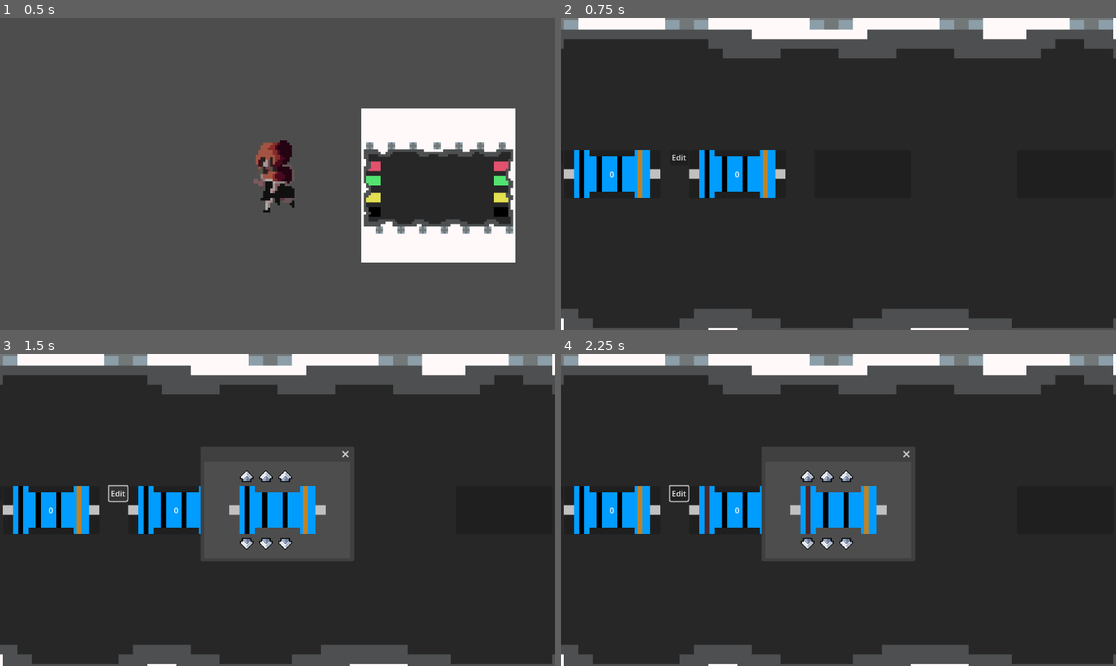
Above: before the commit, frames 1-4 (two rows, left to right).
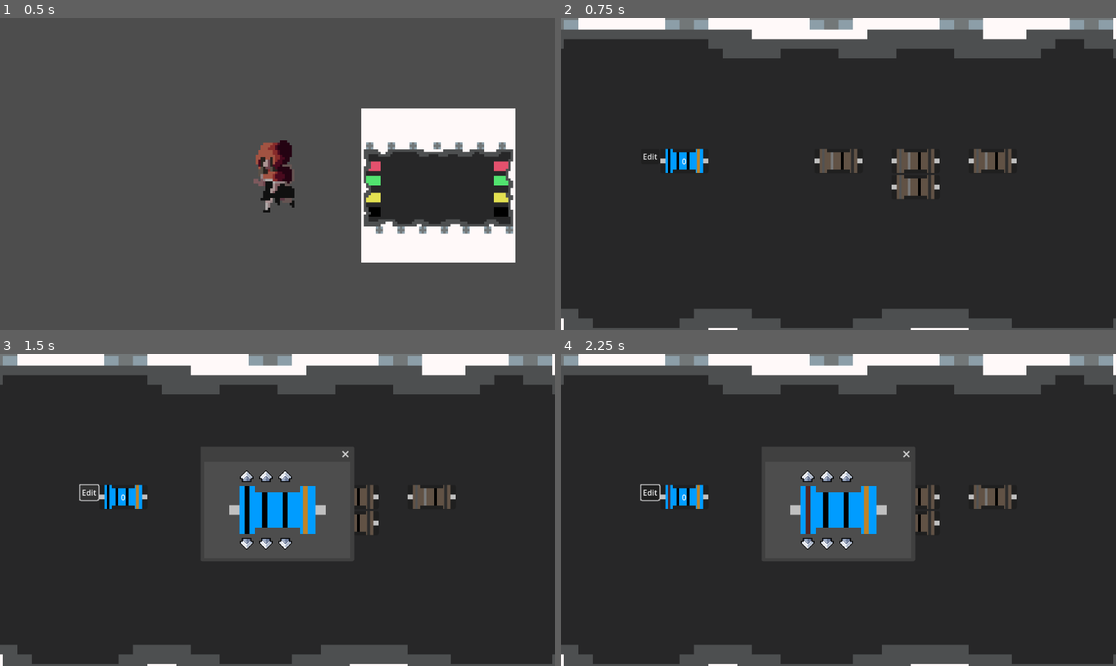
Above: after the commit, the same moments.

Repository: RacoonDOEggs/ProviderGame
Game: Godot game, scene res://scenes/levels/test_level.tscn
The game is run twice, just before and just after one commit, with the same random seed, the same clock (stepped at 60 frames per second) and the same inputs.
Inputs (mouse positions are in pixels of both pictures, inside the frame that each line leads up to):
- Up to frame 1 (0.5 s): no input
- Up to frame 2 (0.75 s): tap Enter at 0.5 s; move the mouse to (999, 186) at 0.52 s; press the mouse at (999, 186) at 0.53 s; hold D (right) from 0.53 s (still down)
- Up to frame 3 (1.5 s): release D (right) at 1.25 s; release the mouse at (438, 522) at 1.25 s; click "Edit" at 1.25 s
- Up to frame 4 (2.25 s): click (805, 475) at 2 s

Frame 1 is identical in both runs. In frame 2, 5.9% of the frame differs, in the area x 0-83%, y 41-59%; in frame 3, 4.7%; in frame 4, 4.7%.

Commit message:
added burnt resistors

Diff:
--- a/scenes/ui/drag_and_drop.gd
+++ b/scenes/ui/drag_and_drop.gd
@@ -63,7 +63,9 @@
 		texture = data["origin_texture"]
 		data["origin_node"].texture = null
 		object_value = data["origin_object_value"]
+		var temp_id = object_id
 		object_id = data["origin_object_id"]
+		data["origin_node"].object_id = temp_id
 		update_specific_drop_data(at_position, data)
 
 
--- a/scenes/ui/electrical_box_ui.tscn
+++ b/scenes/ui/electrical_box_ui.tscn
@@ -7,7 +7,7 @@
 [ext_resource type="Shader" path="res://scenes/ui/resistor_receptacle.gdshader" id="5_44u2a"]
 [ext_resource type="Texture2D" uid="uid://cxmr5e18ovhv2" path="res://graphics/objects/electrical/resistor (1).png" id="5_pq8tp"]
 
-[sub_resource type="ShaderMaterial" id="ShaderMaterial_pvegq"]
+[sub_resource type="ShaderMaterial" id="ShaderMaterial_uw6v7"]
 resource_local_to_scene = true
 shader = ExtResource("5_44u2a")
 shader_parameter/oldColor1 = Color(0, 1, 0, 1)
@@ -17,7 +17,7 @@
 shader_parameter/newColor2 = Color(0, 0, 0, 1)
 shader_parameter/newColor3 = Color(0, 0, 0, 1)
 
-[sub_resource type="ShaderMaterial" id="ShaderMaterial_gdgos"]
+[sub_resource type="ShaderMaterial" id="ShaderMaterial_qhx31"]
 resource_local_to_scene = true
 shader = ExtResource("5_44u2a")
 shader_parameter/oldColor1 = Color(0, 1, 0, 1)
@@ -27,7 +27,7 @@
 shader_parameter/newColor2 = Color(0, 0, 0, 1)
 shader_parameter/newColor3 = Color(0, 0, 0, 1)
 
-[sub_resource type="ShaderMaterial" id="ShaderMaterial_t8dya"]
+[sub_resource type="ShaderMaterial" id="ShaderMaterial_h7vom"]
 resource_local_to_scene = true
 shader = ExtResource("5_44u2a")
 shader_parameter/oldColor1 = Color(0, 1, 0, 1)
@@ -37,7 +37,17 @@
 shader_parameter/newColor2 = Color(0, 0, 0, 1)
 shader_parameter/newColor3 = Color(0, 0, 0, 1)
 
-[sub_resource type="ShaderMaterial" id="ShaderMaterial_f3n6r"]
+[sub_resource type="ShaderMaterial" id="ShaderMaterial_nj6j1"]
+resource_local_to_scene = true
+shader = ExtResource("5_44u2a")
+shader_parameter/oldColor1 = Color(0, 1, 0, 1)
+shader_parameter/oldColor2 = Color(1, 0, 0, 1)
+shader_parameter/oldColor3 = Color(0, 0, 0, 1)
+shader_parameter/newColor1 = Color(0, 0, 0, 1)
+shader_parameter/newColor2 = Color(0, 0, 0, 1)
+shader_parameter/newColor3 = Color(0, 0, 0, 1)
+
+[sub_resource type="ShaderMaterial" id="ShaderMaterial_c5vee"]
 resource_local_to_scene = true
 shader = ExtResource("5_44u2a")
 shader_parameter/oldColor1 = Color(0, 1, 0, 1)
@@ -104,42 +114,42 @@
 custom_minimum_size = Vector2(100, 50)
 layout_mode = 2
 
-[node name="ResistorReceptable4" parent="PanelWindow/HBoxContainer/VBoxContainer" instance=ExtResource("5_5clvd")]
-material = SubResource("ShaderMaterial_pvegq")
+[node name="ResistorReceptacle" parent="PanelWindow/HBoxContainer/VBoxContainer" instance=ExtResource("5_5clvd")]
+material = SubResource("ShaderMaterial_uw6v7")
 layout_mode = 2
 texture = ExtResource("5_pq8tp")
-custom_size = Vector2(200, 100)
+object_id = 1
 
 [node name="VBoxContainer2" type="VBoxContainer" parent="PanelWindow/HBoxContainer"]
 custom_minimum_size = Vector2(100, 50)
 layout_mode = 2
 
-[node name="ResistorReceptable" parent="PanelWindow/HBoxContainer/VBoxContainer2" instance=ExtResource("5_5clvd")]
-material = SubResource("ShaderMaterial_gdgos")
-layout_mode = 2
-texture = ExtResource("5_pq8tp")
-custom_size = Vector2(200, 100)
-
 [node name="VBoxContainer3" type="VBoxContainer" parent="PanelWindow/HBoxContainer"]
 custom_minimum_size = Vector2(100, 50)
 layout_mode = 2
 
-[node name="ResistorReceptable2" parent="PanelWindow/HBoxContainer/VBoxContainer3" instance=ExtResource("5_5clvd")]
-material = SubResource("ShaderMaterial_t8dya")
+[node name="ResistorReceptacle4" parent="PanelWindow/HBoxContainer/VBoxContainer3" instance=ExtResource("5_5clvd")]
+material = SubResource("ShaderMaterial_qhx31")
 layout_mode = 2
-custom_size = Vector2(200, 100)
 
 [node name="VBoxContainer4" type="VBoxContainer" parent="PanelWindow/HBoxContainer"]
 custom_minimum_size = Vector2(100, 50)
+layout_mode = 2
+
+[node name="ResistorReceptacle5" parent="PanelWindow/HBoxContainer/VBoxContainer4" instance=ExtResource("5_5clvd")]
+material = SubResource("ShaderMaterial_h7vom")
+layout_mode = 2
+
+[node name="ResistorReceptacle3" parent="PanelWindow/HBoxContainer/VBoxContainer4" instance=ExtResource("5_5clvd")]
+material = SubResource("ShaderMaterial_nj6j1")
 layout_mode = 2
 
 [node name="VBoxContainer5" type="VBoxContainer" parent="PanelWindow/HBoxContainer"]
 custom_minimum_size = Vector2(100, 50)
 layout_mode = 2
 
-[node name="ResistorReceptable3" parent="PanelWindow/HBoxContainer/VBoxContainer5" instance=ExtResource("5_5clvd")]
-material = SubResource("ShaderMaterial_f3n6r")
+[node name="ResistorReceptacle2" parent="PanelWindow/HBoxContainer/VBoxContainer5" instance=ExtResource("5_5clvd")]
+material = SubResource("ShaderMaterial_c5vee")
 layout_mode = 2
-custom_size = Vector2(200, 100)
 
 [connection signal="pressed" from="PanelWindow/TextureRect/TextureButton" to="." method="_on_texture_button_pressed"]
--- a/scenes/ui/resistor_receptacle.gd
+++ b/scenes/ui/resistor_receptacle.gd
@@ -30,7 +30,7 @@
 	return data
 
 func specific_ready():
-	if texture != null:
+	if object_id == 1:
 		$Label.text = str(object_value)
 		$MarginContainer/EditButton.visible = true
 
@@ -38,6 +38,9 @@
 	preview_texture.material = ShaderMaterial.new()
 	preview_texture.material.shader = resistor_shader
 	return preview_texture
+
+func _can_drop_data(_at_position, data):
+	return data["origin_group_id"] == group_id and data["origin_texture"] != texture
 
 func update_specific_drop_data(_at_position, data):
 	$Label.text = str(data["origin_object_value"])
--- a/scenes/ui/resistor_receptacle.tscn
+++ b/scenes/ui/resistor_receptacle.tscn
@@ -1,8 +1,9 @@
-[gd_scene load_steps=9 format=3 uid="uid://c5winj3uqwry4"]
+[gd_scene load_steps=10 format=3 uid="uid://c5winj3uqwry4"]
 
 [ext_resource type="PackedScene" uid="uid://c8ubeawbakhbr" path="res://scenes/ui/drag_and_drop.tscn" id="1_6o0jw"]
 [ext_resource type="Shader" path="res://scenes/ui/resistor_receptacle.gdshader" id="2_2ds4j"]
 [ext_resource type="Script" path="res://scenes/ui/resistor_receptacle.gd" id="2_b52a0"]
+[ext_resource type="Texture2D" uid="uid://c6brtnuu7av3a" path="res://graphics/objects/electrical/burnt_resistor (1).png" id="3_4og2l"]
 [ext_resource type="Texture2D" uid="uid://cxmr5e18ovhv2" path="res://graphics/objects/electrical/resistor (1).png" id="4_4ug5a"]
 [ext_resource type="Texture2D" uid="uid://bbgp3he5shpei" path="res://graphics/ui/Pixel UI pack 3/grey_arrow_up.png" id="5_fb2ph"]
 [ext_resource type="Texture2D" uid="uid://xl5trk4tvidu" path="res://graphics/ui/Pixel UI pack 3/grey_arrow_down.png" id="6_qmpo7"]
@@ -28,6 +29,7 @@
 
 [node name="ResistorReceptacle" instance=ExtResource("1_6o0jw")]
 material = SubResource("ShaderMaterial_43u7x")
+texture = ExtResource("3_4og2l")
 script = ExtResource("2_b52a0")
 color1 = 0
 color2 = 0
Binary file added: graphics/objects/electrical/burnt_resistor (1).png
Not shown, changed: graphics/objects/electrical/burnt_resistor (1).png.import
Binary file removed: graphics/objects/electrical/resistor.png
Not shown, removed: graphics/objects/electrical/resistor.png.import
Binary file removed: graphics/objects/electrical/resistor1.png
Not shown: 1 places in scenes/ui/electrical_box_ui.tscn that only renumber resources
